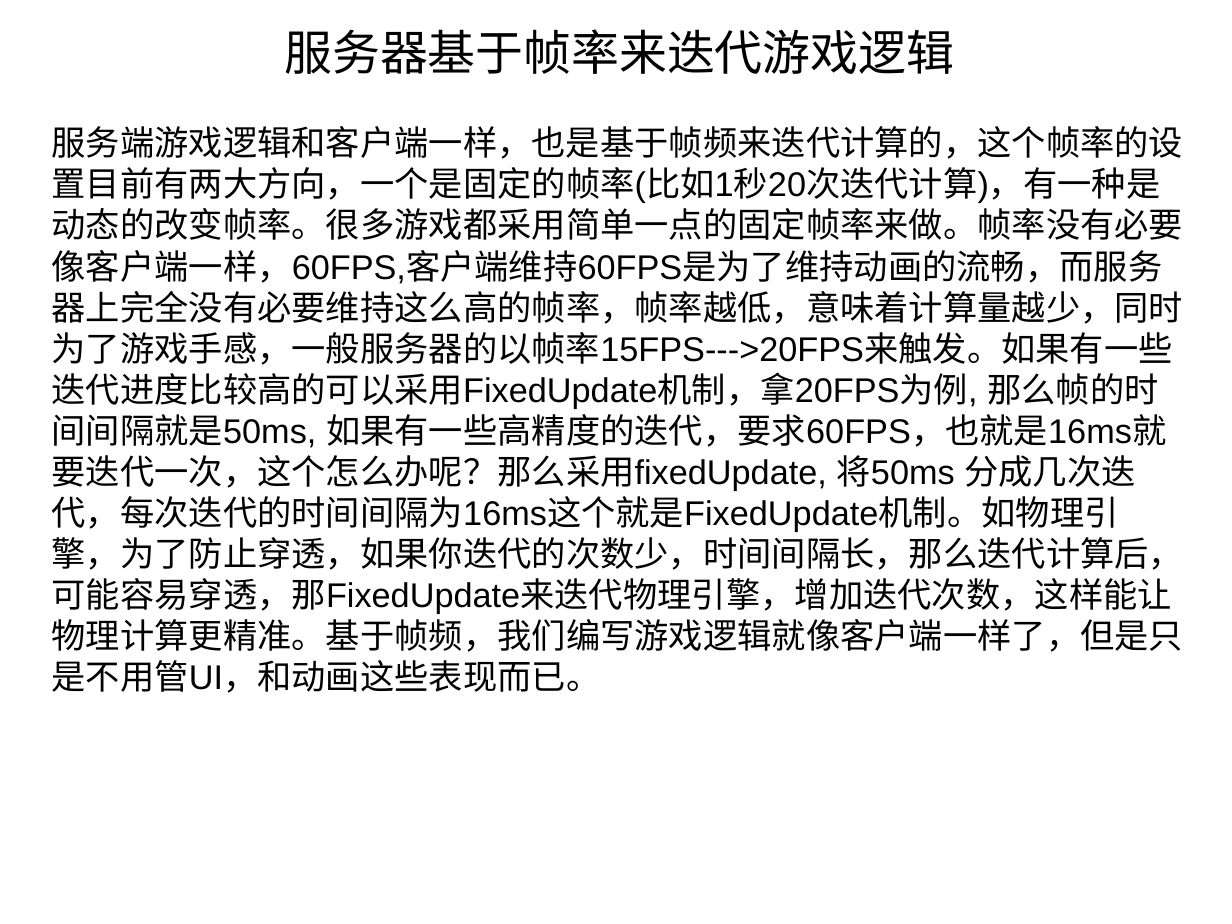
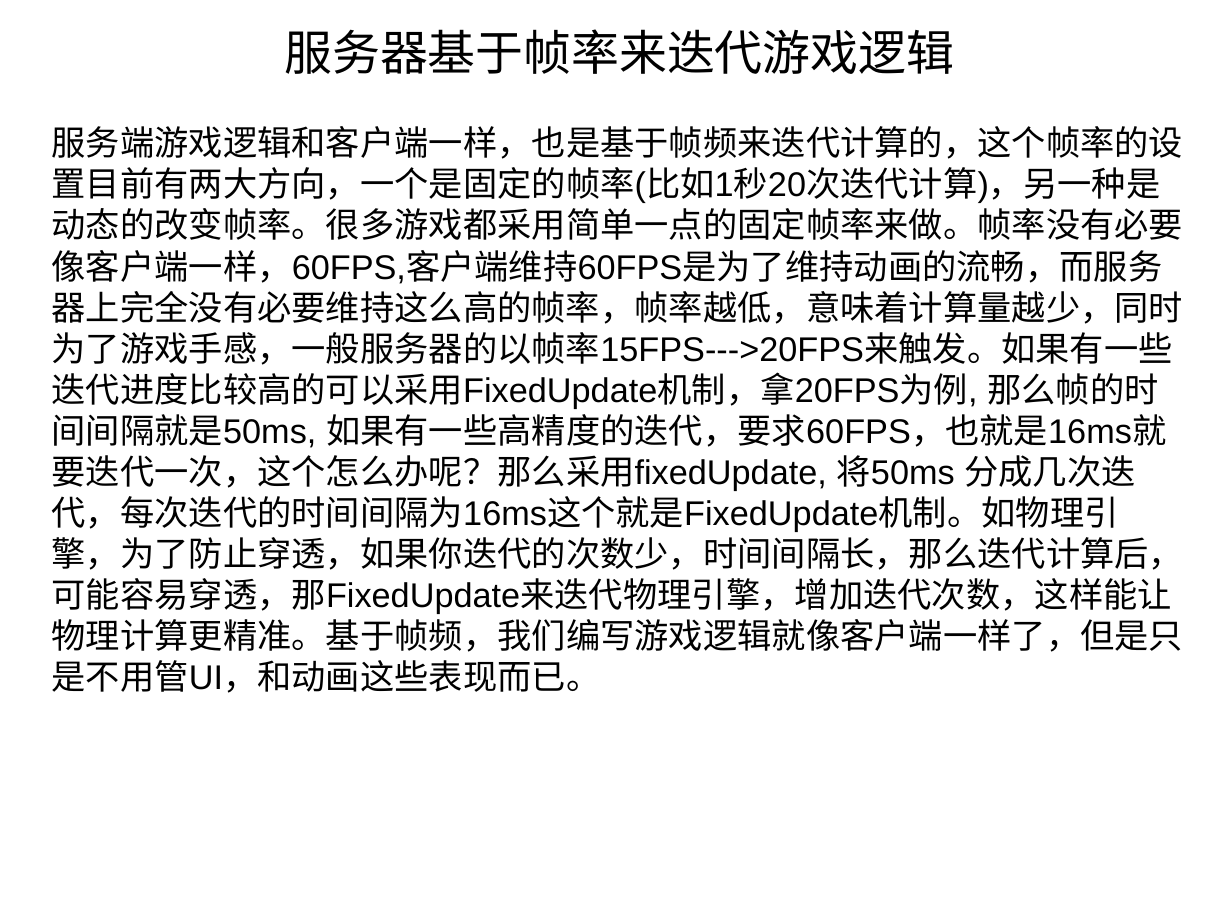
Before and after one commit to cyk88888888/LockStep-StateSynchronization, a slide deck: slide 13 of 浅析帧同步和状态同步.ppt (slide 14 before the commit). Drawn at 1232x924 pixels with LibreOffice and Linux fonts; fonts in the diff are those of the drawing. Boxes give left, top, right and bottom in pixels: in the first picture for what was removed or moved away, otherwise in the second. Text is boxed around its words. In the diff, an @@ line names an element or a change of style, - is before the commit and + after.

```diff
--- a/浅析帧同步和状态同步.ppt
+++ b/浅析帧同步和状态同步.ppt
@@ text at [52, 126, 1184, 693]: text changed @@
-服务端游戏逻辑和客户端一样，也是基于帧频来迭代计算的，这个帧率的设置目前有两大方向，一个是固定的帧率(比如1秒20次迭代计算)，有一种是动态的改变帧率。很多游戏都采用简单一点的固定帧率来做。帧率没有必要像客户端一样，60FPS,客户端维持60FPS是为了维持动画的流畅，而服务器上完全没有必要维持这么高的帧率，帧率越低，意味着计算量越少，同时为了游戏手感，一般服务器的以帧率15FPS--->20FPS来触发。如果有一些迭代进度比较高的可以采用FixedUpdate机制，拿20FPS为例, 那么帧的时间间隔就是50ms, 如果有一些高精度的迭代，要求60FPS，也就是16ms就要迭代一次，这个怎么办呢？那么采用fixedUpdate, 将50ms 分成几次迭代，每次迭代的时间间隔为16ms这个就是FixedUpdate机制。如物理引擎，为了防止穿透，如果你迭代的次数少，时间间隔长，那么迭代计算后，可能容易穿透，那FixedUpdate来迭代物理引擎，增加迭代次数，这样能让物理计算更精准。基于帧频，我们编写游戏逻辑就像客户端一样了，但是只是不用管UI，和动画这些表现而已。
+服务端游戏逻辑和客户端一样，也是基于帧频来迭代计算的，这个帧率的设置目前有两大方向，一个是固定的帧率(比如1秒20次迭代计算)，另一种是动态的改变帧率。很多游戏都采用简单一点的固定帧率来做。帧率没有必要像客户端一样，60FPS,客户端维持60FPS是为了维持动画的流畅，而服务器上完全没有必要维持这么高的帧率，帧率越低，意味着计算量越少，同时为了游戏手感，一般服务器的以帧率15FPS--->20FPS来触发。如果有一些迭代进度比较高的可以采用FixedUpdate机制，拿20FPS为例, 那么帧的时间间隔就是50ms, 如果有一些高精度的迭代，要求60FPS，也就是16ms就要迭代一次，这个怎么办呢？那么采用fixedUpdate, 将50ms 分成几次迭代，每次迭代的时间间隔为16ms这个就是FixedUpdate机制。如物理引擎，为了防止穿透，如果你迭代的次数少，时间间隔长，那么迭代计算后，可能容易穿透，那FixedUpdate来迭代物理引擎，增加迭代次数，这样能让物理计算更精准。基于帧频，我们编写游戏逻辑就像客户端一样了，但是只是不用管UI，和动画这些表现而已。
```
Also in this commit, not shown: 3 other slides changed, 1 slide added, 2 slides removed, 1 other file.
